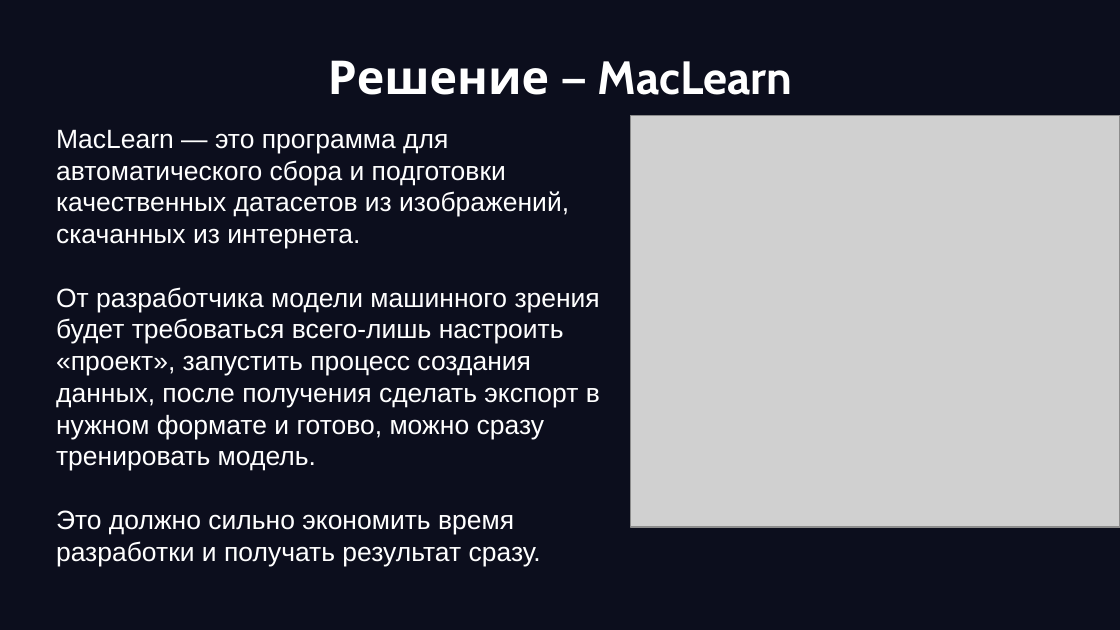
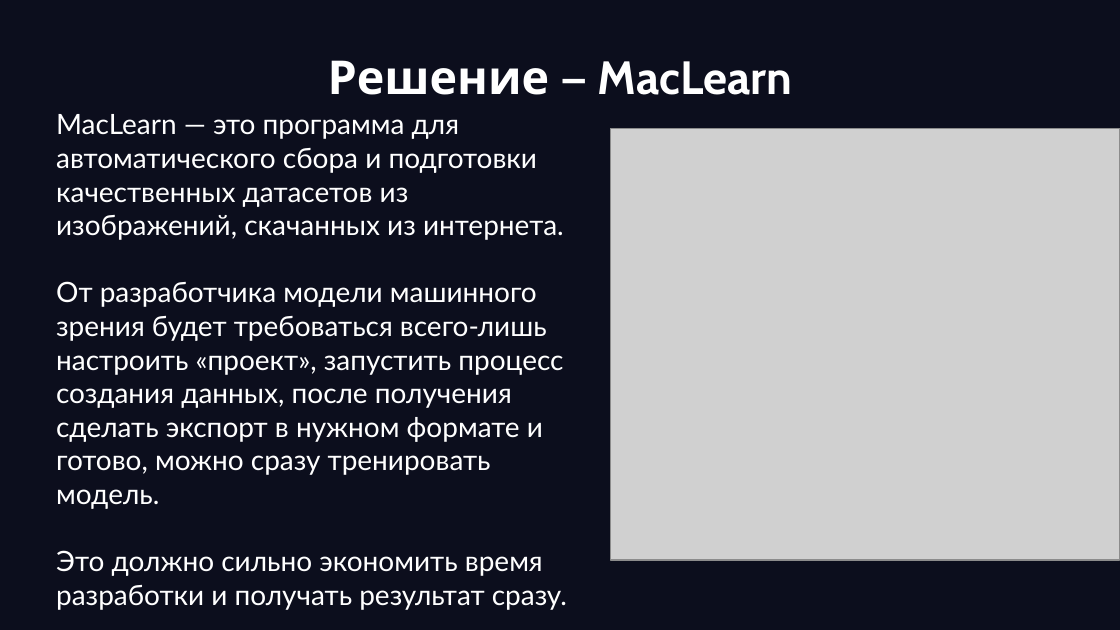
Before and after one commit to b1t0nese/MacLearn, a slide deck: slide 3 of doc/презентация.pptx. Drawn at 1120x630 pixels with LibreOffice and Linux fonts; fonts in the diff are those of the drawing; grey boxes stand for pictures; background and template pictures are left out. Boxes give left, top, right and bottom in pixels: in the first picture for what was removed or moved away, otherwise in the second. Text is boxed around its words. In the diff, an @@ line names an element or a change of style, - is before the commit and + after.

```diff
--- a/doc/презентация.pptx
+++ b/doc/презентация.pptx
@@ text "MacLearn — это программа для ...": place and size @@
-text "MacLearn — это программа для ..." at [56,129,600,566]
+text "MacLearn — это программа для ..." at [56,114,564,576]
@@ text "MacLearn — это программа для ..." at [56,114,564,576]: size 17 to 18 pt, font Arial to Lato @@
@@ picture: place and size @@
-picture at [631,115,1120,528]
+picture at [610,129,1120,560]
```
Also in this commit, not shown: 3 other slides changed, 4 slides added, 30 slides removed.
